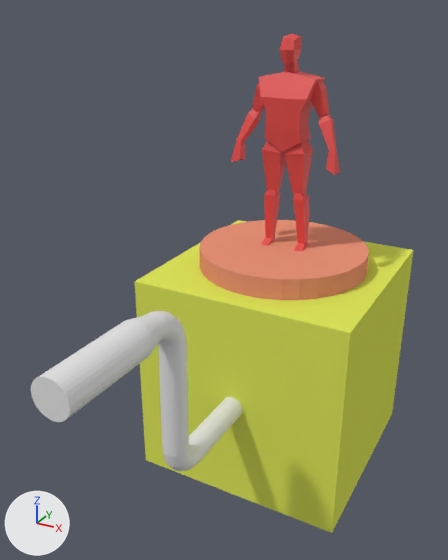
An edit to the Blender file Blender_files/musicbox.blend, drawn before and after from the same camera.
The view is the same before and after, from a 50 mm lens placed at (1.08, -2.54, 2.13), pointed at (-0.04, -0.5, 1.11). The lights are fixed; the arrows at lower left show +X, +Y and +Z.
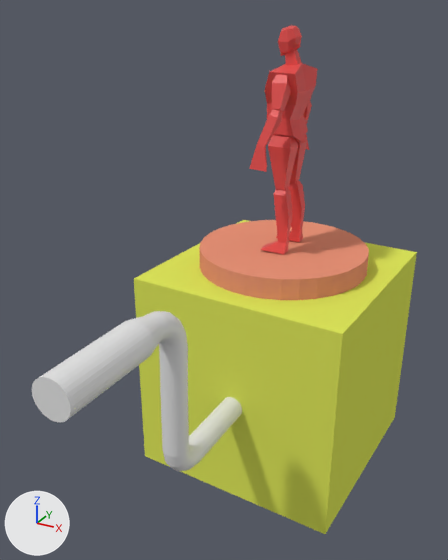
Boxes (x1, y1, x2, y2) around the edits, measured in the pictures (448 x 560 px):
'Cube', turned: before (135, 220, 413, 533); after (134, 220, 417, 534)
'Cylinder', turned: before (31, 311, 242, 471); after (32, 311, 242, 471)
'Cube.001', moved, turned: before (231, 34, 340, 251); after (249, 25, 318, 254)

What the commit changed:
Object 'Cube' (ob_cube) turns from (0, 0, 270) to (0, 0, 267) degrees about x, y and z.
Object 'Cylinder' (ob_cylinder) turns from (90, 0.4, 0) to (90, 0.7, 0) degrees about x, y and z.
Object 'Cube.001' (ob_cube_001) moves from (0.0, 0.0, 1.069) to (0.0, 0.0, 1.1).
Object 'Cube.001' (ob_cube_001) turns from (0, 0, 0.9) to (0, 0, -89) degrees about x, y and z.
